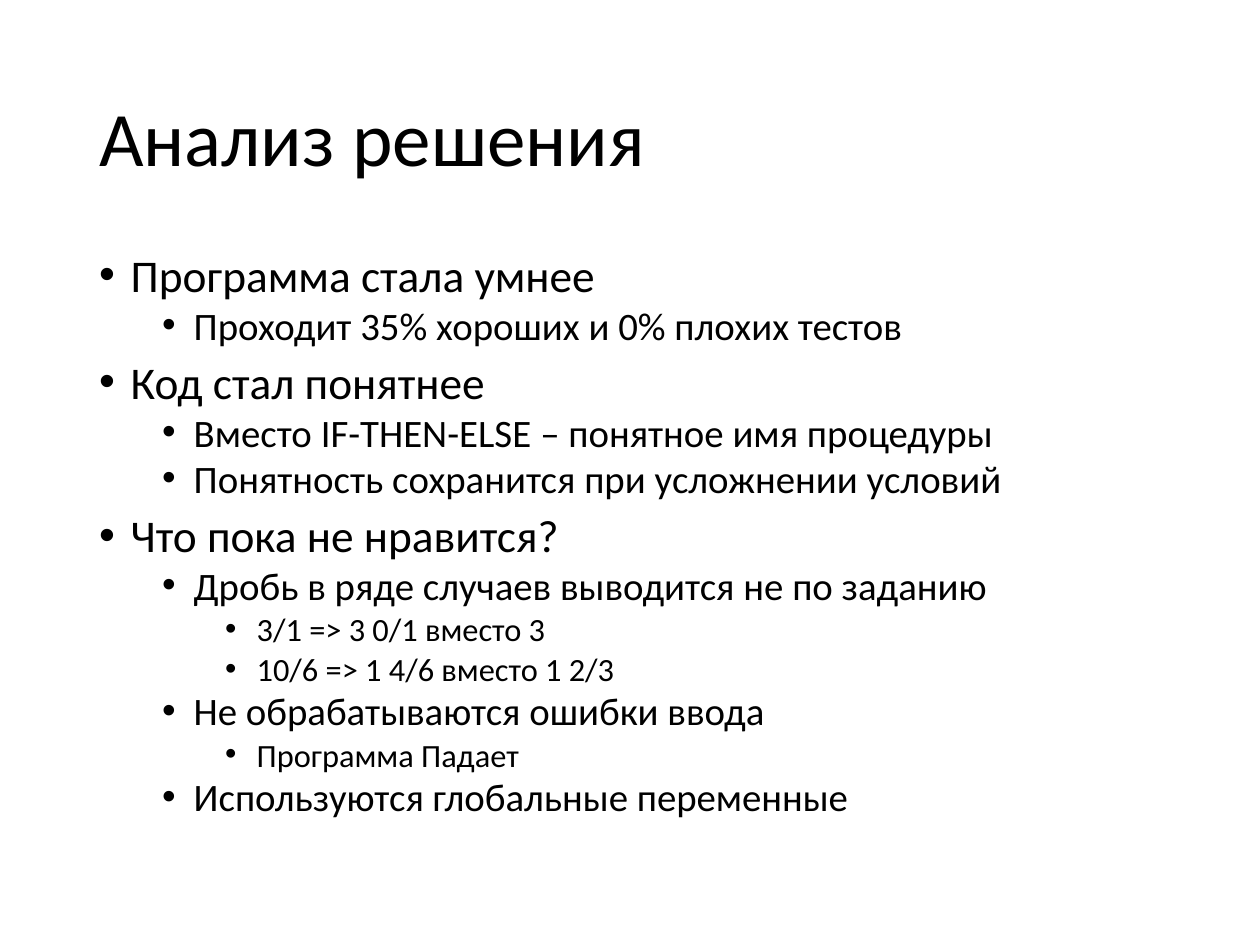
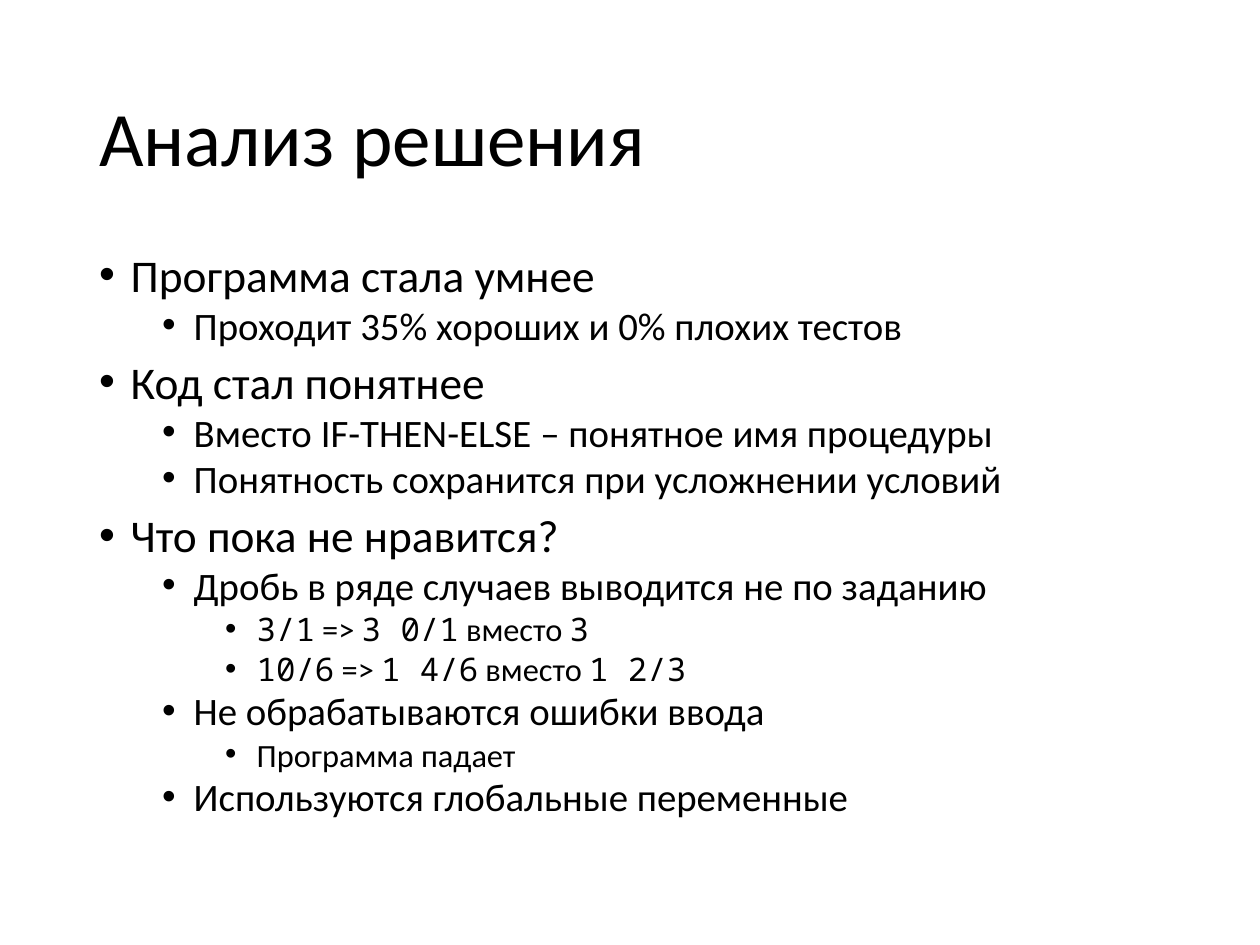
Before and after one commit to alexey-malov/fraction, a slide deck: slide 10 of Explanation.pptx. Drawn at 1260x945 pixels with LibreOffice and Linux fonts; fonts in the diff are those of the drawing. Boxes give left, top, right and bottom in pixels: in the first picture for what was removed or moved away, otherwise in the second. Text is boxed around its words. In the diff, an @@ line names an element or a change of style, - is before the commit and + after.

```diff
--- a/Explanation.pptx
+++ b/Explanation.pptx
@@ text at (x1=257, y1=617, x2=686, y2=682): font Calibri to Noto Sans Mono in "3/1 3 0/1 3", "10/6 1 4/6 1 2/3" @@
@@ text at (x1=257, y1=746, x2=515, y2=773): text changed @@
-    • Программа Падает
+    • Программа падает
```
Also in this commit, not shown: 11 slides added.
